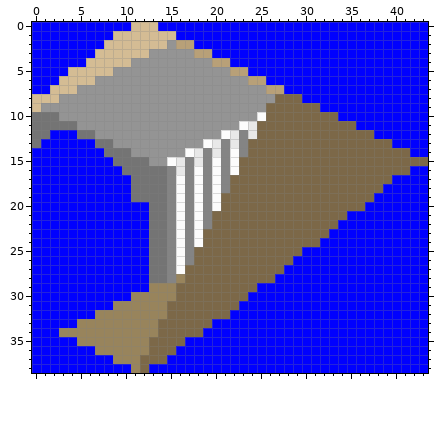
Two states of a pixel-art sprite, src/sprites/2366.png. This is how it looked before the edit.
The file is 44x39 pixels.
After:
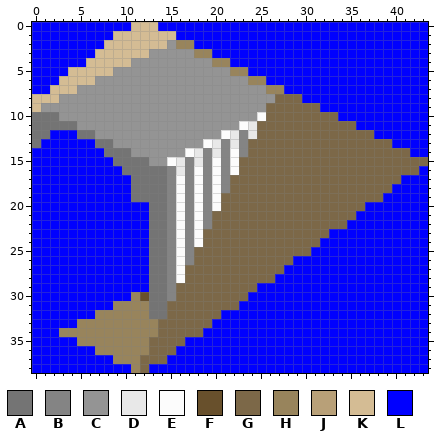
Palette (. is transparent): A #747474  B #848484  C #949494  D #e8e8e8  E #fcfcfc  F #68502c  G #7c6848  H #98845c  J #b8a078  K #d4bc94  L #0000ff
Difference:
@@ x 14..29 @@
  1 KKLLLLLLLLLLLLLL
- 2 KCJJLLLLLLLLLLLL
- 3 CCCCJJLLLLLLLLLL
- 4 CCCCCCJJLLLLLLLL
- 5 CCCCCCCCJJLLLLLL
- 6 CCCCCCCCCCJJLLLL
- 7 CCCCCCCCCCCCJJLL
+ 2 KCHHLLLLLLLLLLLL
+ 3 CCCCHHLLLLLLLLLL
+ 4 CCCCCCHHLLLLLLLL
+ 5 CCCCCCCCHHLLLLLL
+ 6 CCCCCCCCCCHHLLLL
+ 7 CCCCCCCCCCCCHHLL
  8 CCCCCCCCCCCCCGGG
@@ x 0..43 @@
 15 LLLLLLLLLAAAACCEDBDBEBEGGGGGGGGGGGGGGGGGGGGG
-16 LLLLLLLLLLAAAAABDBEBEBEGGGGGGGGGGGGGGGGGGGLL
-17 LLLLLLLLLLLAAAABEBEBEBGGGGGGGGGGGGGGGGGGLLLL
-18 LLLLLLLLLLLAAAABEBEBEBGGGGGGGGGGGGGGGGGLLLLL
-19 LLLLLLLLLLLAAAABEBEBEGGGGGGGGGGGGGGGGGLLLLLL
+16 LLLLLLLLLLAAAAABDBEBEBEGGGGGGGGGGGGGGGGGGGGL
+17 LLLLLLLLLLLAAAABEBEBEBGGGGGGGGGGGGGGGGGGGLLL
+18 LLLLLLLLLLLAAAABEBEBEBGGGGGGGGGGGGGGGGGGLLLL
+19 LLLLLLLLLLLAAAABEBEBEGGGGGGGGGGGGGGGGGGLLLLL
 20 LLLLLLLLLLLLLAABEBEBEGGGGGGGGGGGGGGGGLLLLLLL
-21 LLLLLLLLLLLLLAABEBEBGGGGGGGGGGGGGGGLLLLLLLLL
-22 LLLLLLLLLLLLLAABEBEBGGGGGGGGGGGGGGLLLLLLLLLL
+21 LLLLLLLLLLLLLAABEBEBGGGGGGGGGGGGGGGGLLLLLLLL
+22 LLLLLLLLLLLLLAABEBEBGGGGGGGGGGGGGGGLLLLLLLLL
 23 LLLLLLLLLLLLLAABEBEGGGGGGGGGGGGGGLLLLLLLLLLL
 24 LLLLLLLLLLLLLAABEBEGGGGGGGGGGGGGLLLLLLLLLLLL
-25 LLLLLLLLLLLLLAABEBGGGGGGGGGGGGLLLLLLLLLLLLLL
+25 LLLLLLLLLLLLLAABEBGGGGGGGGGGGGGLLLLLLLLLLLLL
 26 LLLLLLLLLLLLLAABEBGGGGGGGGGGGLLLLLLLLLLLLLLL
 27 LLLLLLLLLLLLLAABEGGGGGGGGGGGLLLLLLLLLLLLLLLL
-28 LLLLLLLLLLLLLAABHGGGGGGGGGGLLLLLLLLLLLLLLLLL
-29 LLLLLLLLLLLLLHHHGGGGGGGGGLLLLLLLLLLLLLLLLLLL
-30 LLLLLLLLLLLHHHHHGGGGGGGGLLLLLLLLLLLLLLLLLLLL
-31 LLLLLLLLLHHHHHHGGGGGGGGLLLLLLLLLLLLLLLLLLLLL
-32 LLLLLLLHHHHHHHHGGGGGGGLLLLLLLLLLLLLLLLLLLLLL
+28 LLLLLLLLLLLLLAABEGGGGGGGGGGLLLLLLLLLLLLLLLLL
+29 LLLLLLLLLLLLLAABGGGGGGGGGLLLLLLLLLLLLLLLLLLL
+30 LLLLLLLLLLLHFAABGGGGGGGGLLLLLLLLLLLLLLLLLLLL
+31 LLLLLLLLLHHHHAAGGGGGGGGLLLLLLLLLLLLLLLLLLLLL
+32 LLLLLLLHHHHHHAAGGGGGGLLLLLLLLLLLLLLLLLLLLLLL
 33 LLLLLHHHHHHHHHGGGGGGLLLLLLLLLLLLLLLLLLLLLLLL
